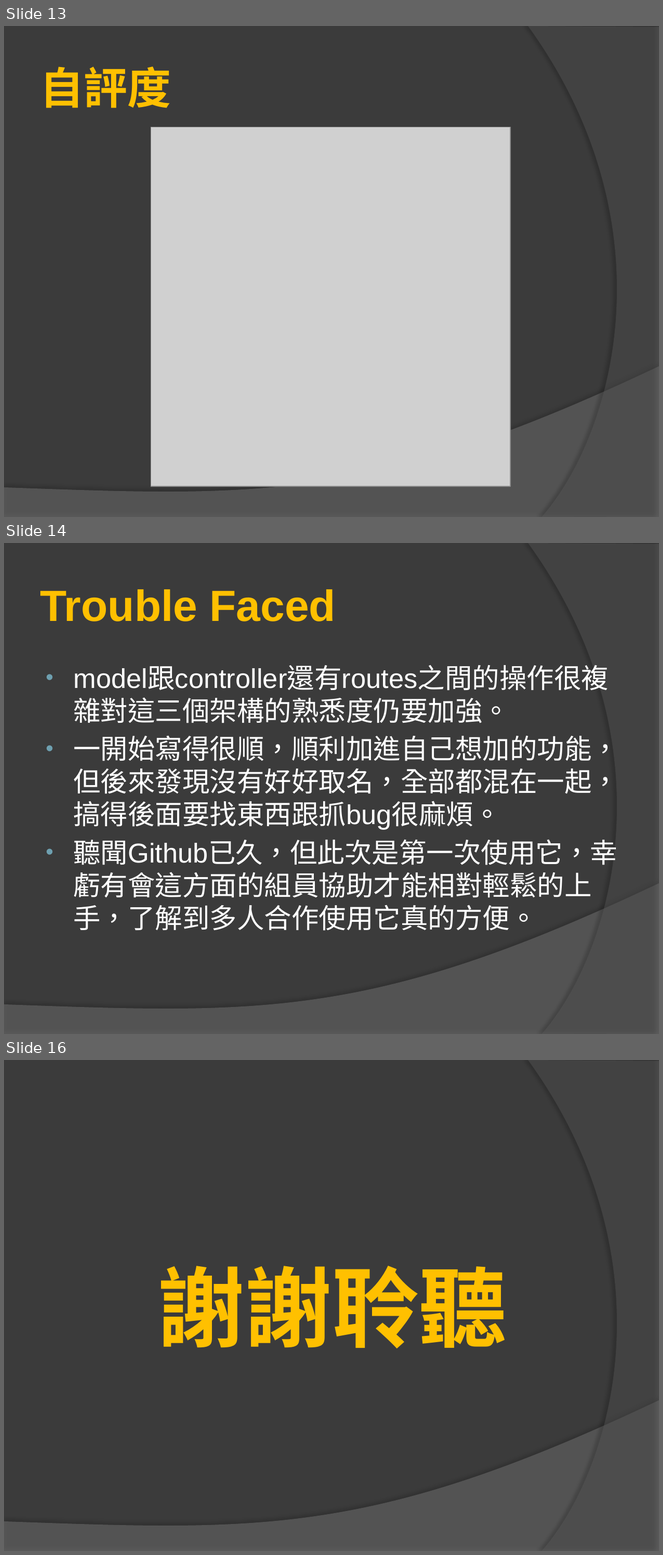
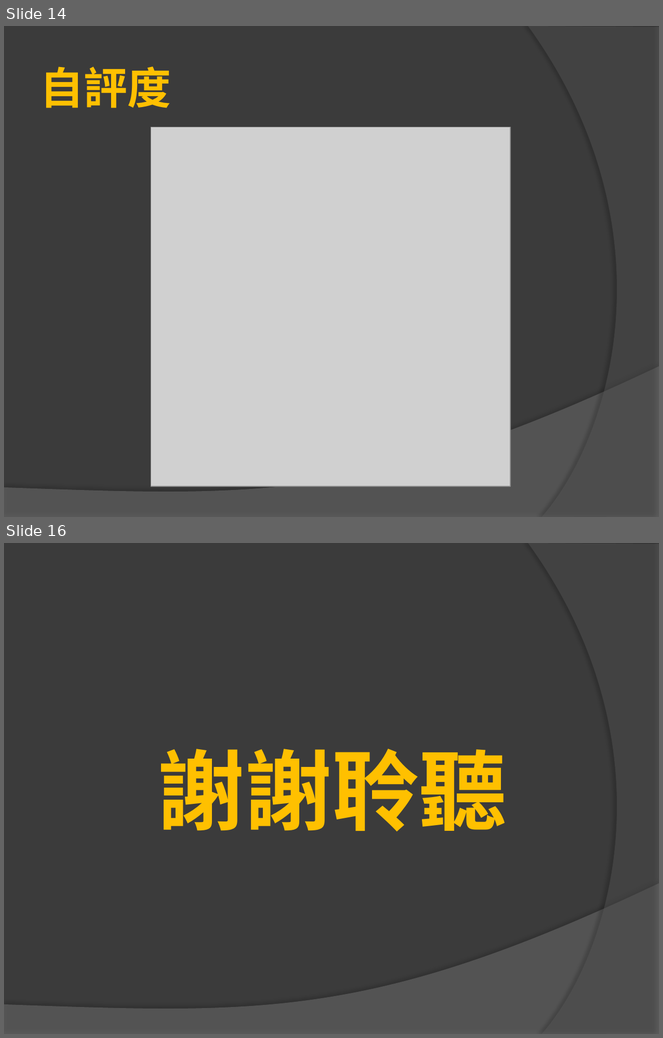
Before and after one commit to Michelletai/G12, a slide deck: doc/client/G12-網頁導航網.pptx. Shown one above the other, each under a label of ours: slides 13, 14 and 16 before the commit, slides 14 and 16 after it; the slides between them are not shown. The pictures are 663x1555 and 663x1038 pixels, drawn with LibreOffice and Linux fonts; fonts in the diff are those of the drawing; grey boxes stand for pictures. Boxes give left, top, right and bottom in pixels: in the first picture for what was removed or moved away, otherwise in the second. Text is boxed around its words. In the diff, an @@ line names an element or a change of style, - is before the commit and + after.

```diff
--- a/doc/client/G12-網頁導航網.pptx
+++ b/doc/client/G12-網頁導航網.pptx
@@ slide 14 removed at [4,543,659,1034], background #3B3B3B; not listed: 2 template elements that a slide beside it also shows @@
@@ title removed at [40,589,336,622] @@
-Trouble Faced
@@ text removed at [73,697,619,931] @@
-• model跟controller還有routes之間的操作很複雜對這三個架構的熟悉度仍要加強。
-• 一開始寫得很順，順利加進自己想加的功能，但後來發現沒有好好取名，全部都混在一起，搞得後面要找東西跟抓bug很麻煩。
-• 聽聞Github已久，但此次是第一次使用它，幸虧有會這方面的組員協助才能相對輕鬆的上手，了解到多人合作使用它真的方便。
@@ what was slide 13 is now slide 14 @@
```
Also in this commit, not shown: 2 slides changed, 1 slide added, 1 other file.
